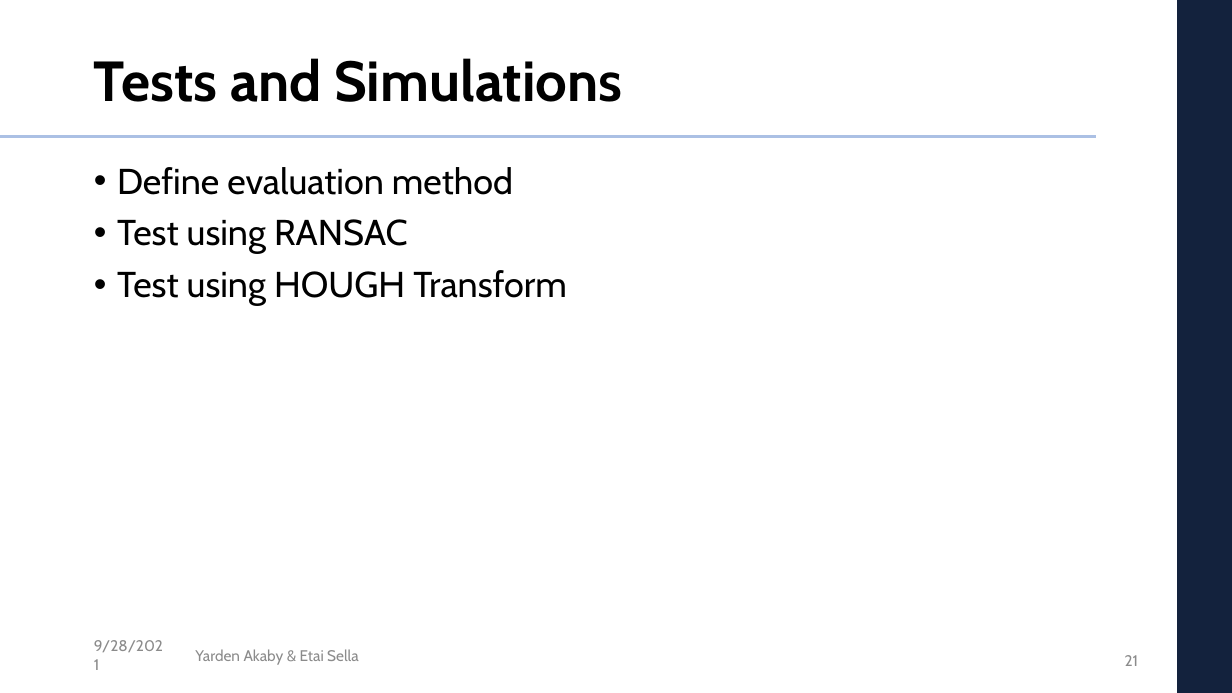
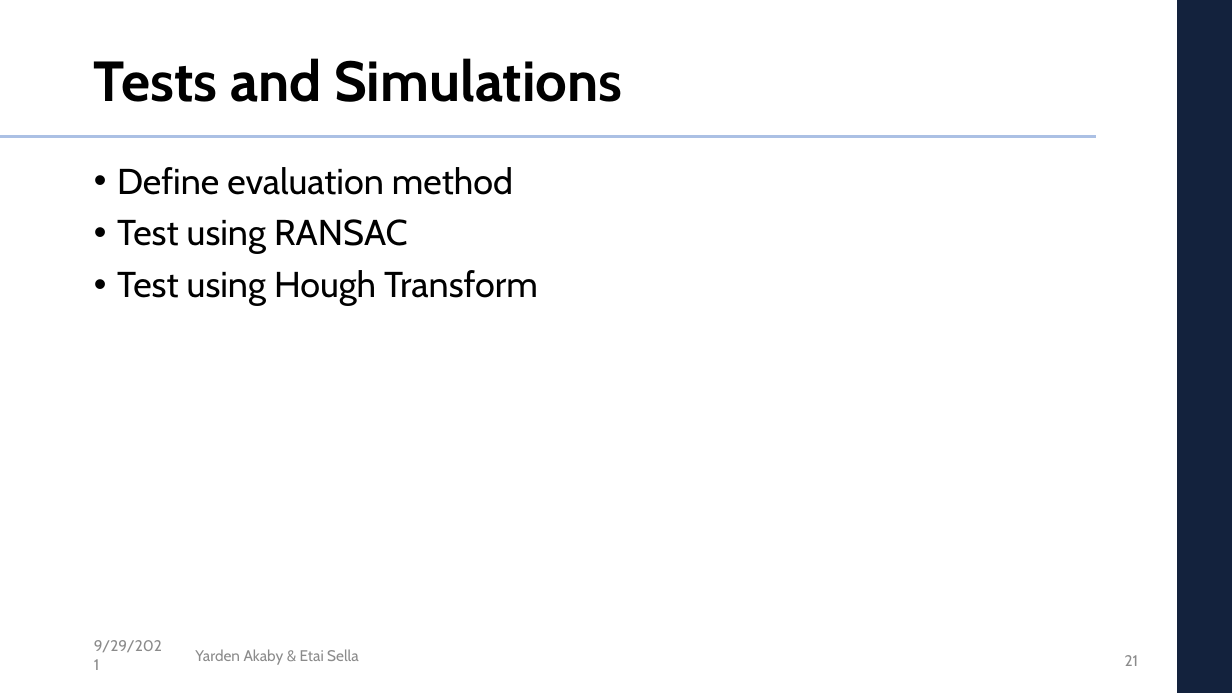
Before and after one commit to etaisella/multi_dim_DSP_final_project, a slide deck: slide 21 of presentation/DSP_project_presentation.pptx. Drawn at 1232x693 pixels with LibreOffice and Linux fonts; fonts in the diff are those of the drawing; background and template pictures are left out. Boxes give left, top, right and bottom in pixels: in the first picture for what was removed or moved away, otherwise in the second. Text is boxed around its words. In the diff, an @@ line names an element or a change of style, - is before the commit and + after.

```diff
--- a/presentation/DSP_project_presentation.pptx
+++ b/presentation/DSP_project_presentation.pptx
@@ text at (117, 270, 538, 306): text changed @@
-• Test using HOUGH Transform
+• Test using Hough Transform
@@ text at (94, 640, 162, 652): text changed @@
-9/28/2021
+9/29/2021
```
Also in this commit, not shown: 26 other slides changed, 3 slides added, 6 other files.
